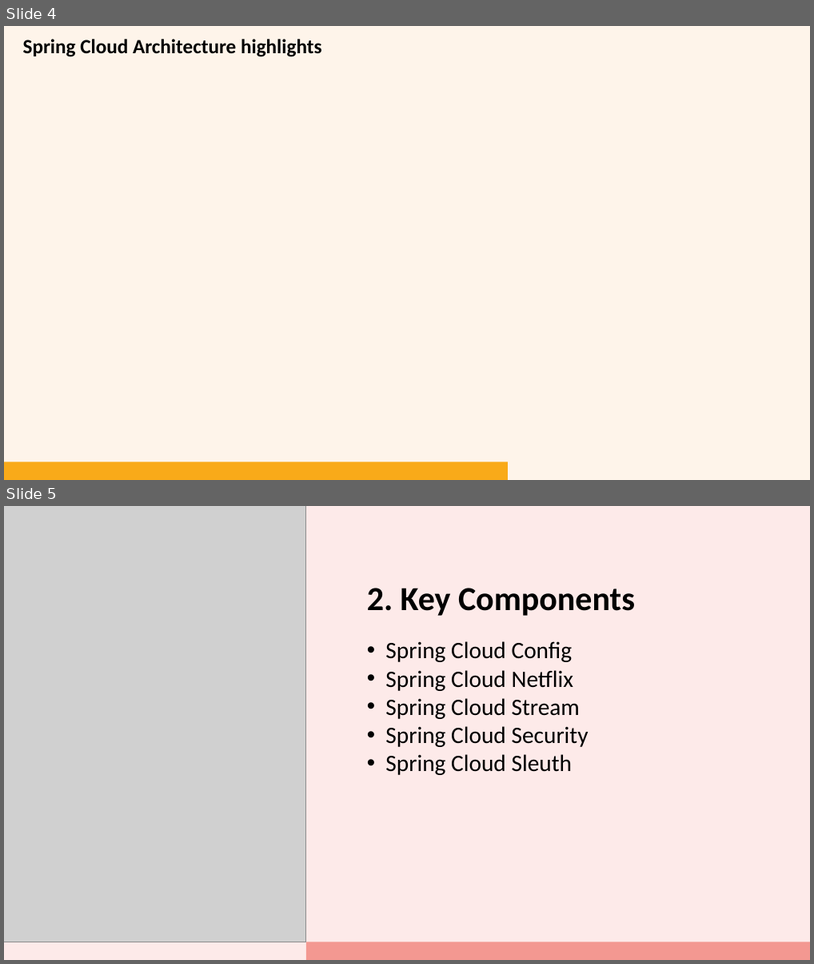
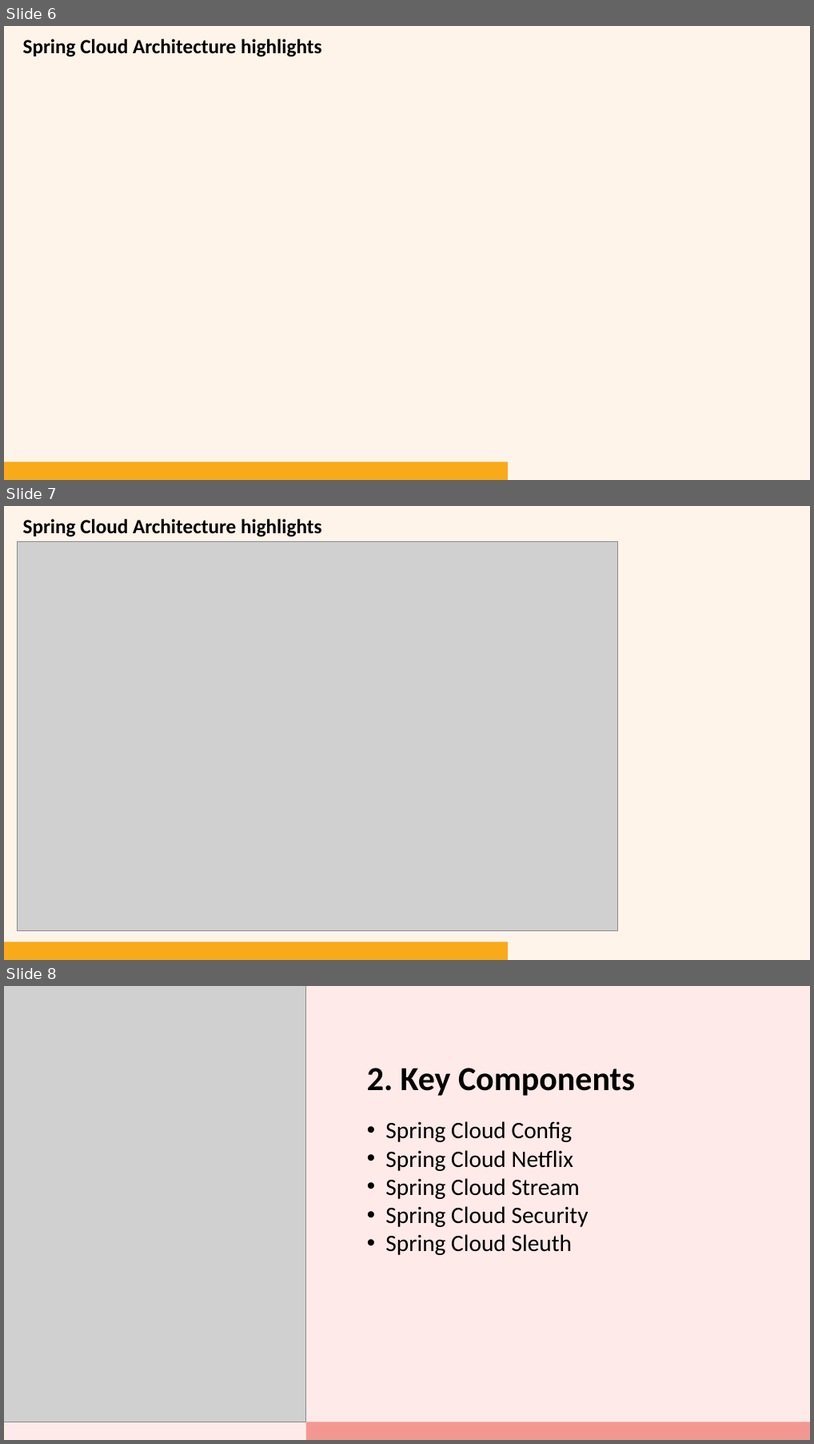
Before and after one commit to skjavedih/Spring-Cloud, a slide deck: Spring Cloud - Simplifying Distributed System.pptx. Shown one above the other, each under a label of ours: slides 4 and 5 before the commit, slides 6, 7 and 8 after it. The pictures are 814x964 and 814x1444 pixels, drawn with LibreOffice and Linux fonts; fonts in the diff are those of the drawing; grey boxes stand for pictures; background and template pictures are left out. Boxes give left, top, right and bottom in pixels: in the first picture for what was removed or moved away, otherwise in the second. Text is boxed around its words. In the diff, an @@ line names an element or a change of style, - is before the commit and + after.

```diff
--- a/Spring Cloud - Simplifying Distributed System.pptx
+++ b/Spring Cloud - Simplifying Distributed System.pptx
@@ slide 7 added at [4,506,810,960], background #FEF4EA; not listed: 1 template element that a slide beside it also shows @@
@@ text added at [23,519,322,537], 24 pt, text #000000, bold @@
+Spring Cloud Architecture highlights
@@ picture added at [17,541,618,930] @@
@@ what was slide 4 is now slide 6 @@
@@ what was slide 5 is now slide 8 @@
```
Also in this commit, not shown: 1 slide changed, 4 other slides added.
